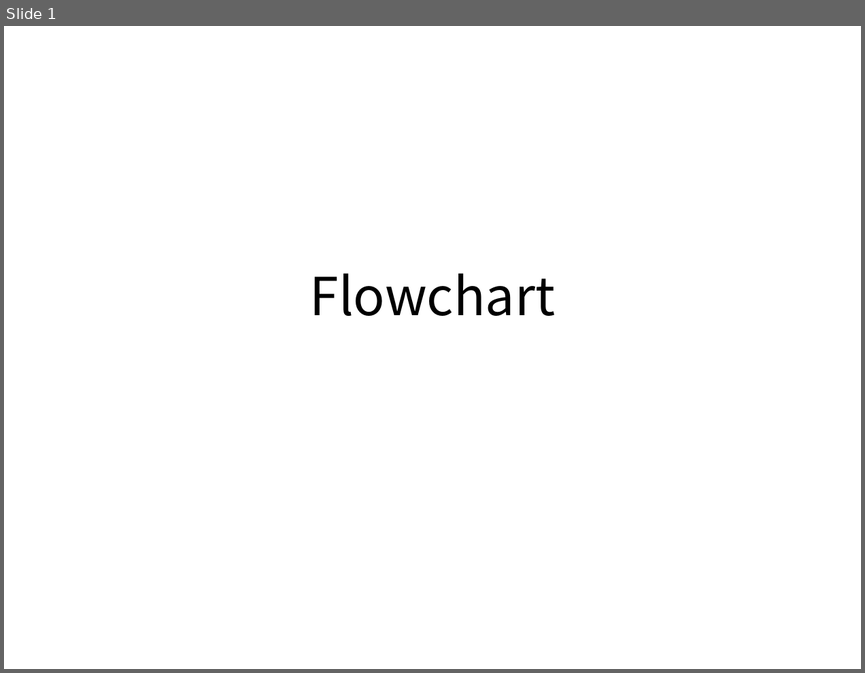
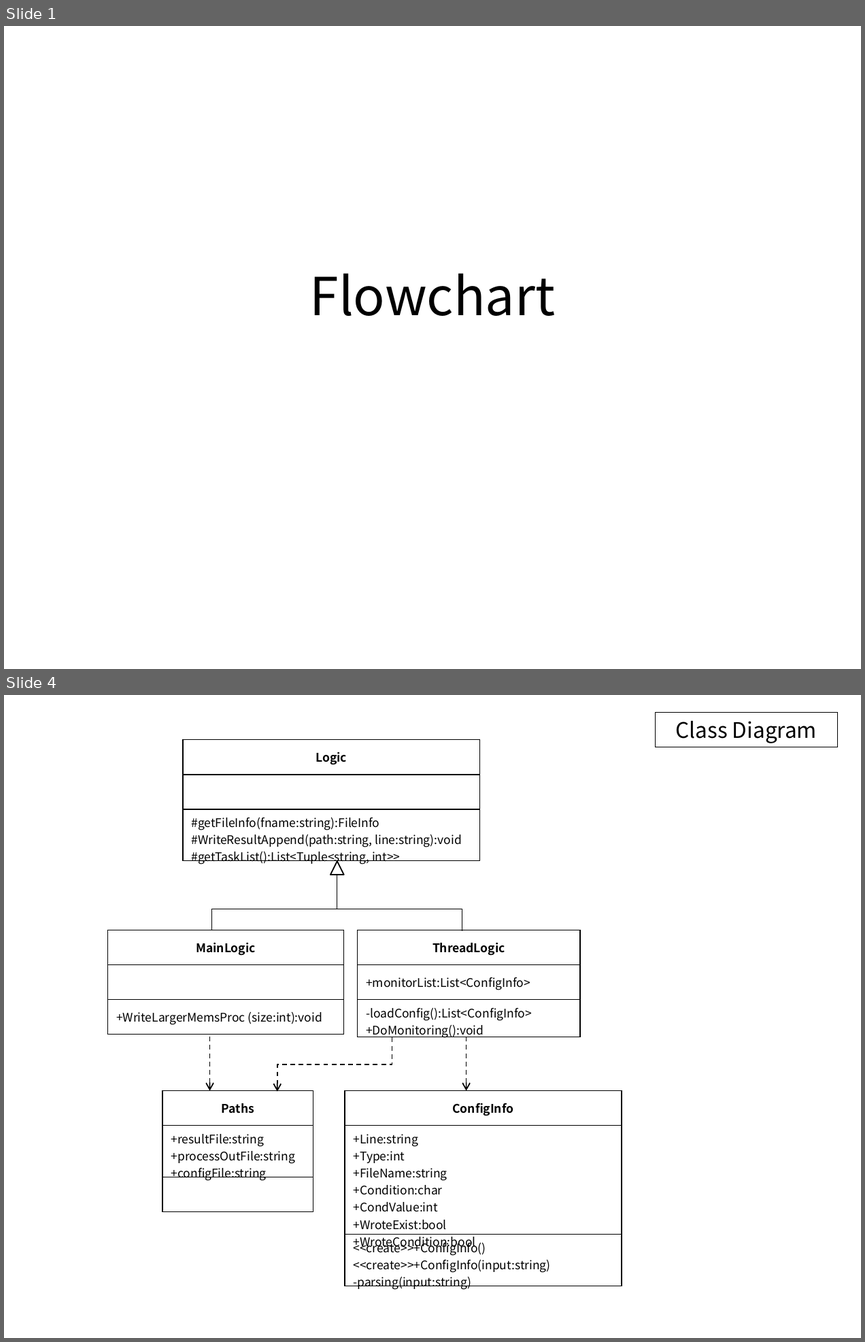
Before and after one commit to ambidext/CS_ConsoleGit, a slide deck: Monitoring/Flowchart.pptx. Shown one above the other, each under a label of ours: slide 1 before the commit, slides 1 and 4 after it; the slides between them are not shown. The pictures are 865x673 and 865x1342 pixels, drawn with LibreOffice and Linux fonts; fonts in the diff are those of the drawing. Boxes give left, top, right and bottom in pixels: in the first picture for what was removed or moved away, otherwise in the second. Text is boxed around its words. In the diff, an @@ line names an element or a change of style, - is before the commit and + after.

Commit message:
- Edit Some variable, function names - Add Class Diagram in PPT

```diff
--- a/Monitoring/Flowchart.pptx
+++ b/Monitoring/Flowchart.pptx
@@ slide 4 added at <box>4,695,861,1338</box>, background #FFFFFF @@
@@ rectangle added at <box>655,713,838,747</box>, outline #000000 0.75 pt, 18 pt, text #000000 @@
+Class Diagram
@@ table added at <box>183,740,479,867</box>, 3 rows, 1 columns @@
+Logic
+
+#getFileInfo(fname:string):FileInfo / #WriteResultAppend(path:string, line:string):void / #getTaskList():List<Tuple<string, int>>
@@ triangle added at <box>330,861,344,875</box>, outline #000000 1 pt @@
@@ line added from (337, 875) to (337, 909), #000000 0.75 pt @@
@@ elbow line added from (212, 930) to (462, 932), #000000 0.75 pt @@
@@ table added at <box>107,930,344,1034</box>, 3 rows, 1 columns @@
+MainLogic
+
++WriteLargerMemsProc (size:int):void
@@ table added at <box>357,930,580,1040</box>, 3 rows, 1 columns @@
+ThreadLogic
++monitorList:List<ConfigInfo>
+-loadConfig():List<ConfigInfo> / +DoMonitoring():void
@@ arrow added from (209, 1037) to (209, 1091), #000000 1 pt dashed @@
@@ elbow arrow added from (392, 1038) to (277, 1091), #000000 1 pt dashed @@
@@ arrow added from (466, 1037) to (466, 1091), #000000 1 pt dashed @@
@@ table added at <box>162,1091,313,1212</box>, 3 rows, 1 columns @@
+Paths
++resultFile:string / +processOutFile:string / +configFile:string
+
@@ table added at <box>345,1091,621,1292</box>, 3 rows, 1 columns @@
+ConfigInfo
++Line:string / +Type:int / +FileName:string / +Condition:char / +CondValue:int / +WroteExist:bool / +WroteCondition:bool
+<<create>>+ConfigInfo() / <<create>>+ConfigInfo(input:string) / -parsing(input:string)
```
Also in this commit, not shown: 3 slides changed, 1 other file.
